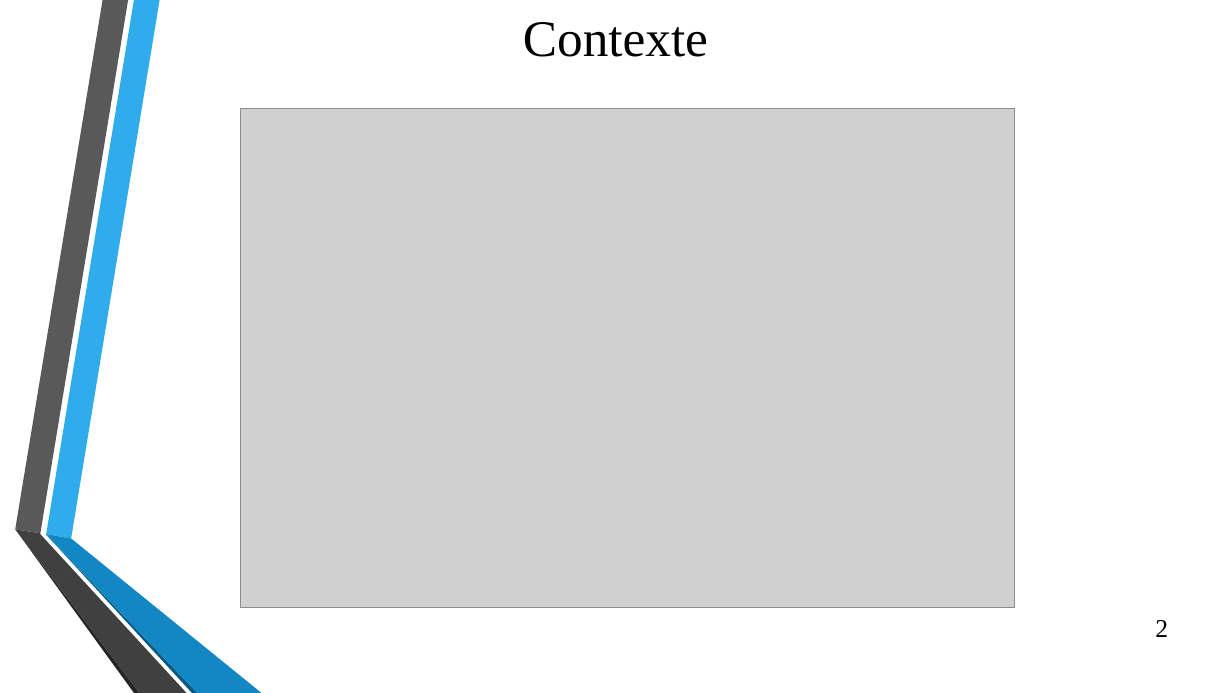
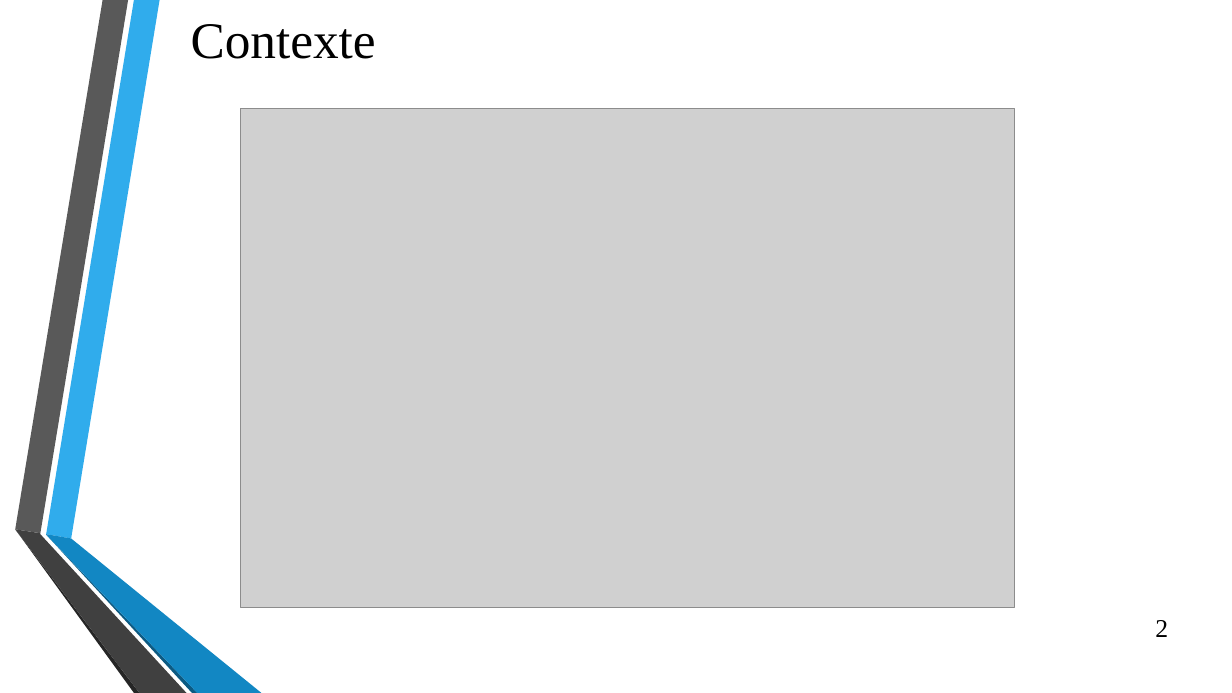
Before and after one commit to Efiria/Carnofluxe, a slide deck: slide 2 of Presentation2.pptx. Drawn at 1232x693 pixels with LibreOffice and Linux fonts; fonts in the diff are those of the drawing; grey boxes stand for pictures; background and template pictures are left out. Boxes give left, top, right and bottom in pixels: in the first picture for what was removed or moved away, otherwise in the second. Text is boxed around its words. In the diff, an @@ line names an element or a change of style, - is before the commit and + after.

```diff
--- a/Presentation2.pptx
+++ b/Presentation2.pptx
@@ title "Contexte": place and size @@
-title "Contexte" at (523, 22, 708, 57)
+title "Contexte" at (191, 24, 376, 59)
```
Also in this commit, not shown: 6 other slides changed, 5 slides added, 4 slides removed.
